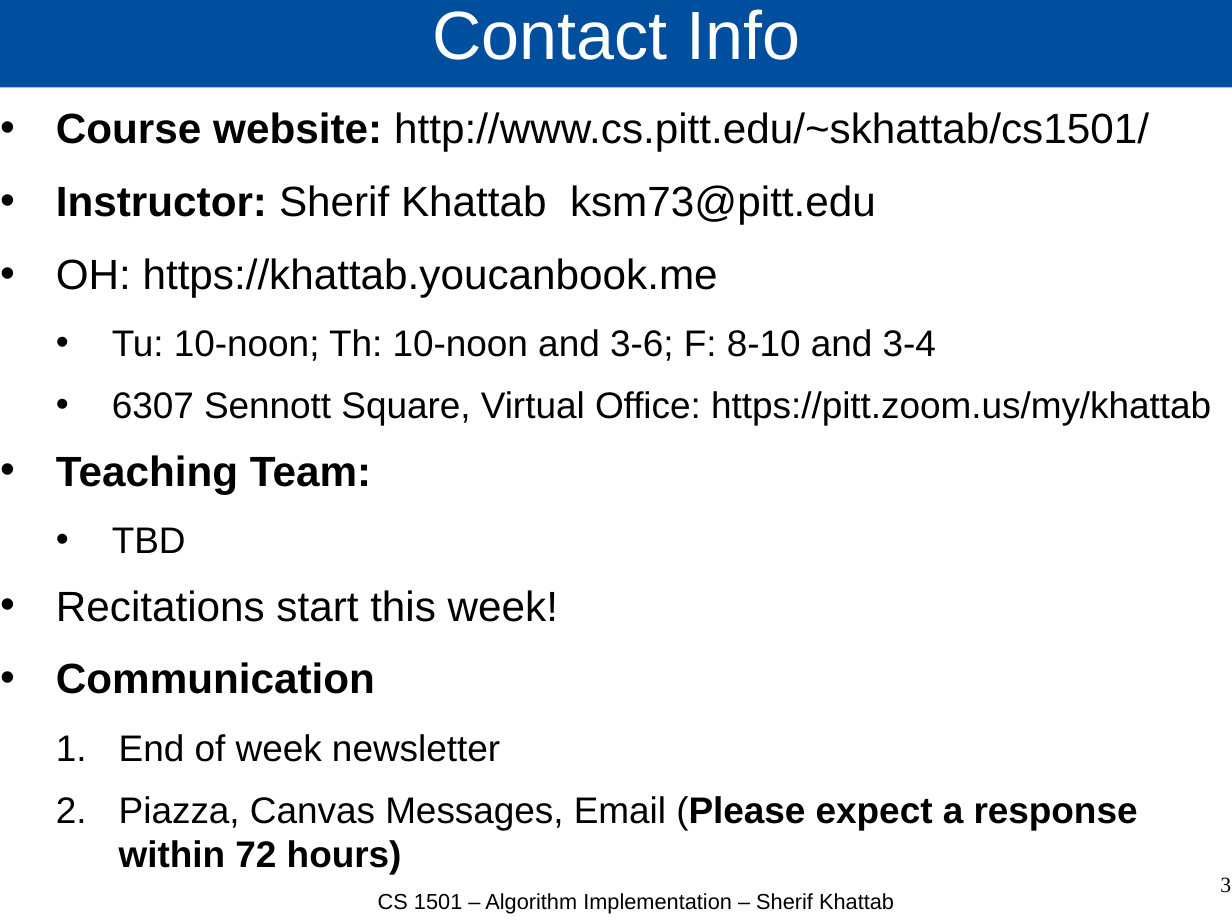
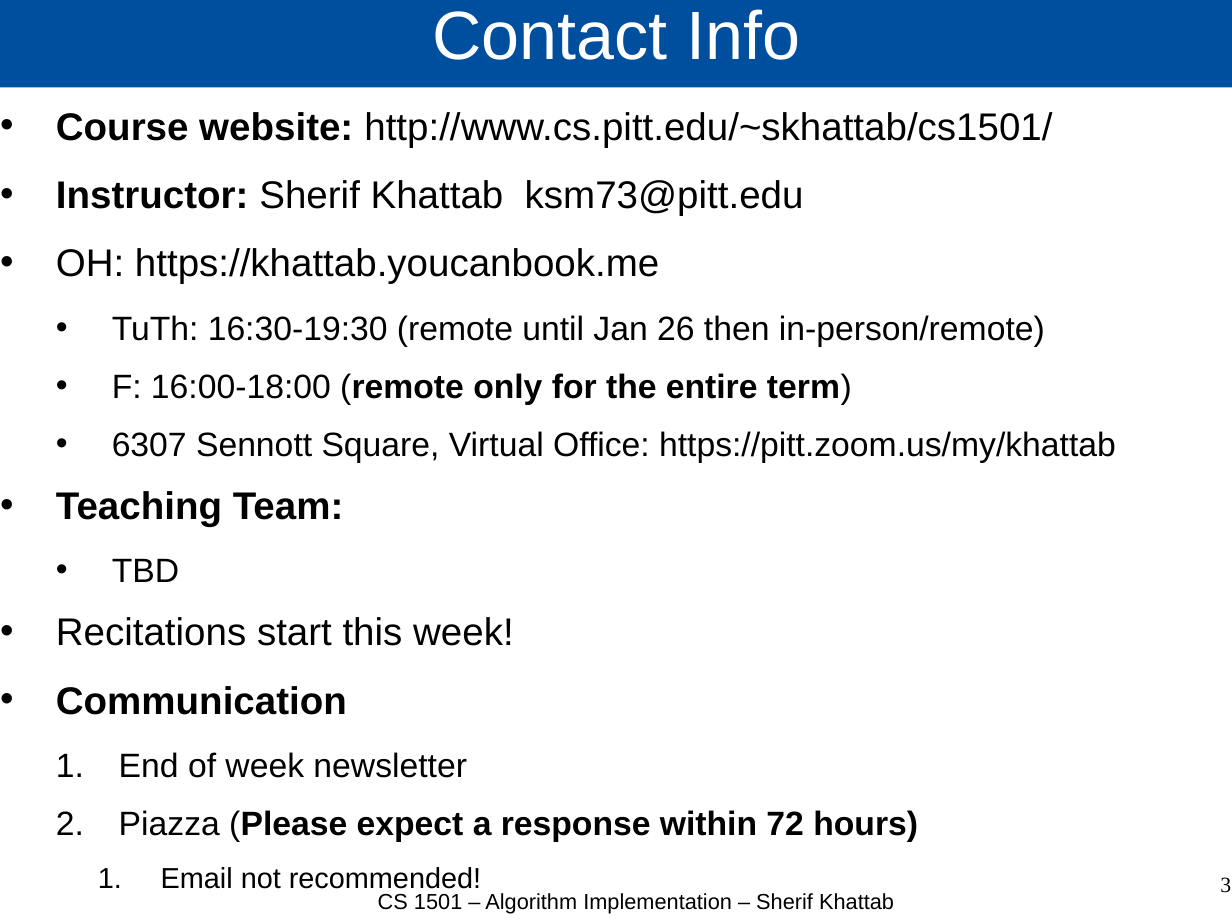
Before and after one commit to cs1501-2224/handouts, a slide deck: slide 3 of DraftSlides/Lecture0.pptx. Drawn at 1232x924 pixels with LibreOffice and Linux fonts; fonts in the diff are those of the drawing. Boxes give left, top, right and bottom in pixels: in the first picture for what was removed or moved away, otherwise in the second. Text is boxed around its words. In the diff, an @@ line names an element or a change of style, - is before the commit and + after.

Commit message:
lecture 1

```diff
--- a/DraftSlides/Lecture0.pptx
+++ b/DraftSlides/Lecture0.pptx
@@ text at (56, 112, 1116, 778): size 27.2 to 24.8 pt in "Course website: http://www.cs.pitt.edu/~skhattab/cs1501/", "Instructor: Sherif Khattab ksm73@pitt.edu", "OH: https://khattab.youcanbook.me", "Teaching Team:" and 2 more places; size 23.8 to 21.7 pt in "6307 Sennott Square, Virtual Office: https://pitt.zoom.us/my ...", "TBD", "End of week newsletter" @@
@@ text at (112, 315, 1045, 405): text changed; size 23.8 to 21.7 pt @@
-  • Tu: 10-noon; Th: 10-noon and 3-6; F: 8-10 and 3-4
+  • TuTh: 16:30-19:30 (remote until Jan 26 then in-person/remote)
+  • F: 16:00-18:00 (remote only for the entire term)
@@ text at (119, 810, 918, 889): text changed; size 23.8 to 21.7 pt @@
-  2. Piazza, Canvas Messages, Email (Please expect a response within 72 hours)
+  2. Piazza (Please expect a response within 72 hours)
+    1. Email not recommended!
```
Also in this commit, not shown: 4 other slides changed, 7 slides removed, 4 other files.
